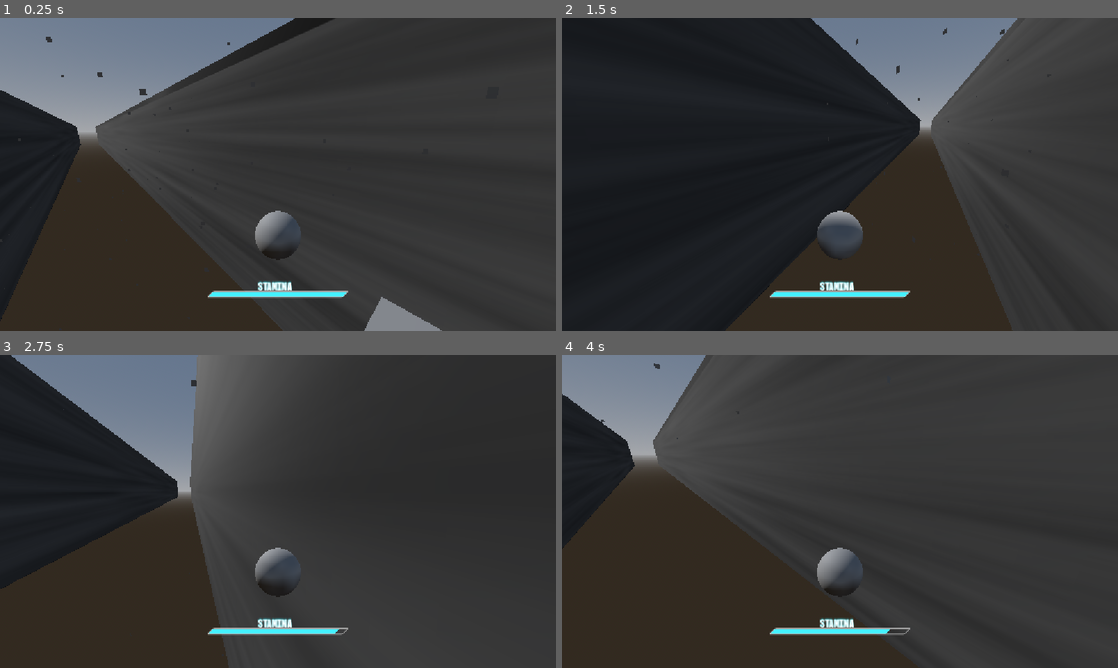
Above: before the commit, frames 1-4 (two rows, left to right).
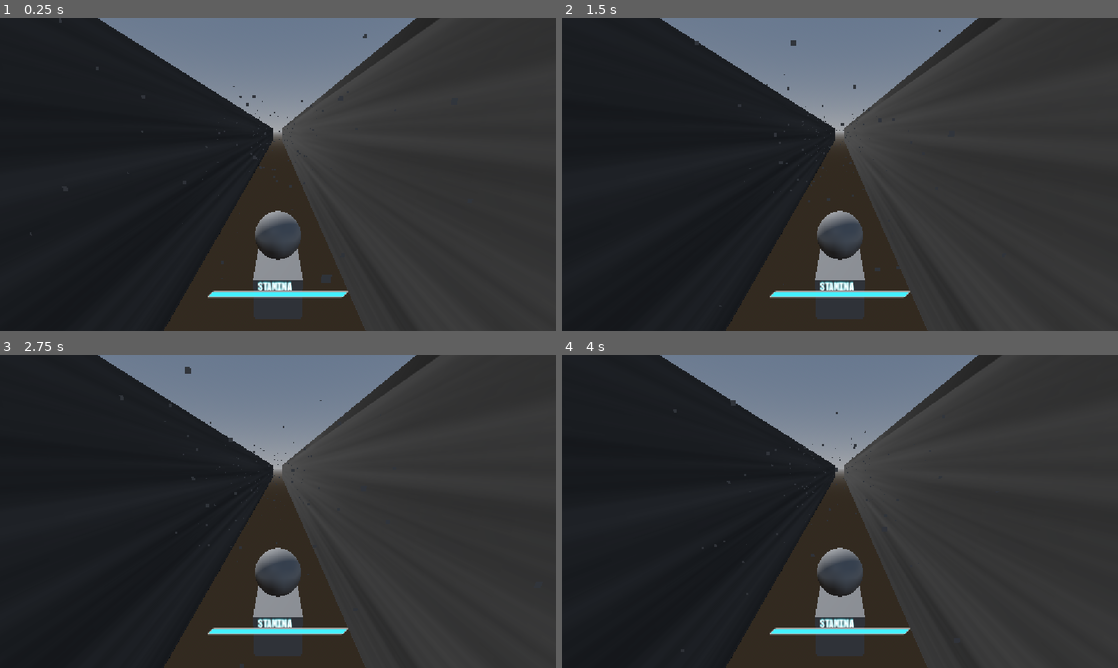
Above: after the commit, the same moments.

Repository: PortalGolem/havenIE2026GameJam
Game: Godot game, scene res://Scenes/Main.tscn
Two runs of this game, one before a commit and one after it. Both use one fixed random seed, a clock stepped at 60 frames per second and the inputs below.
Inputs (mouse positions are in pixels of both pictures, inside the frame that each line leads up to):
- Up to frame 1 (0.25 s): no input
- Up to frame 2 (1.5 s): move the mouse to (867, 174) at 0.52 s; press the mouse at (867, 174) at 0.53 s; hold W (Forward) from 0.53 s (still down); tap Space (Jump) at 0.77 s; move the mouse to (812, 174) at 1.27 s; release the mouse at (812, 174) at 1.28 s; click (812, 174) at 1.35 s
- Up to frame 3 (2.75 s): keep holding W (Forward); tap Space (Jump) at 1.52 s; move the mouse to (289, 505) at 2.02 s; hold Shift (Dash) from 2.03 s (still down); click (289, 505) at 2.3 s
- Up to frame 4 (4 s): keep holding W (Forward); move the mouse to (834, 517) at 2.77 s; release Shift (Dash) at 2.78 s; click (834, 517) at 2.85 s; tap Space (Jump) at 3.02, 3.77 s; move the mouse to (878, 514) at 3.52 s; press the mouse at (878, 514) at 3.53 s

The runs differ from the first frame. In frame 1, 35% of the frame differs, in the area x 0-80%, y 0-100%; in frame 2, 18%; in frame 3, 34%; in frame 4, 37%, in the area x 0-75%, y 0-100%.
Error after the commit: Parse Error: Expected ":" after "if" condition. (res://Player/PlayerController.gd:197)

Commit message:
fixed thing

Diff:
--- a/Player/PlayerController.gd
+++ b/Player/PlayerController.gd
@@ -132,7 +132,7 @@
 		wallCollision = false
 	elif currentMovement == MOVEMENT_MODE.AIR:
 		# accept input left and right and change velocity
-		velocity = move_towards_tripple_vector(Vector3.BACK * minZVelocity, velocity, delta * airDrag)
+		velocity = move_towards_tripple_vector(-Vector3.BACK * minZVelocity, velocity, delta * airDrag)
 		velocity += Vector3(delta * movementInput.x * airSpeed, 0, 0)
 		velocity.y -= airGravity * delta
 		position += Vector3(velocity.x, velocity.y, -velocity.z) * delta
@@ -191,10 +191,10 @@
 	if startedAttack == true:
 		#send out the signal to display cursors
 		Lockin.emit()
-		var cursors:Array
+		var cursors:Array[LockInCursor]
 		findByClass(get_tree().root, "LockInCursor", cursors)
-		for thing in cursors:
-			pass
+		for cursor in cursors:
+			if (cursor)
 		startedAttack = false
 		finishedAttack = false
 
--- a/Scenes/andrew_test.tscn
+++ b/Scenes/andrew_test.tscn
@@ -34,7 +34,7 @@
 mouseSensitivity = 0.01
 groundSpeed = 50.0
 airSpeed = 8.0
-airDrag = Vector3(0.5, 0, -3)
+airDrag = Vector3(0.5, 0.1, -3)
 airGravity = 1.5
 wallDrag = 0.5
 wallGravity = 1.0
@@ -46,7 +46,19 @@
 maxYRotation = 45.0
 jumpVector = Vector3(10, 5, 25)
 dashVector = Vector3(0, 3, 20)
+Camera_FOV_def = null
+Camera_FOV = null
+Game_Speed = null
 minZVelocity = -1.0
+dash_time = null
+dash_timer = null
+dash_speed = null
+dash_lock_time = null
+dash_lock_timer = null
+stanima_dash_cost = null
+stanima_jump_cost = null
+stanima_regeneration = null
+velocity = null
 
 [node name="WorldEnvironment" type="WorldEnvironment" parent="." unique_id=790657928]
 environment = SubResource("Environment_2m7an")
